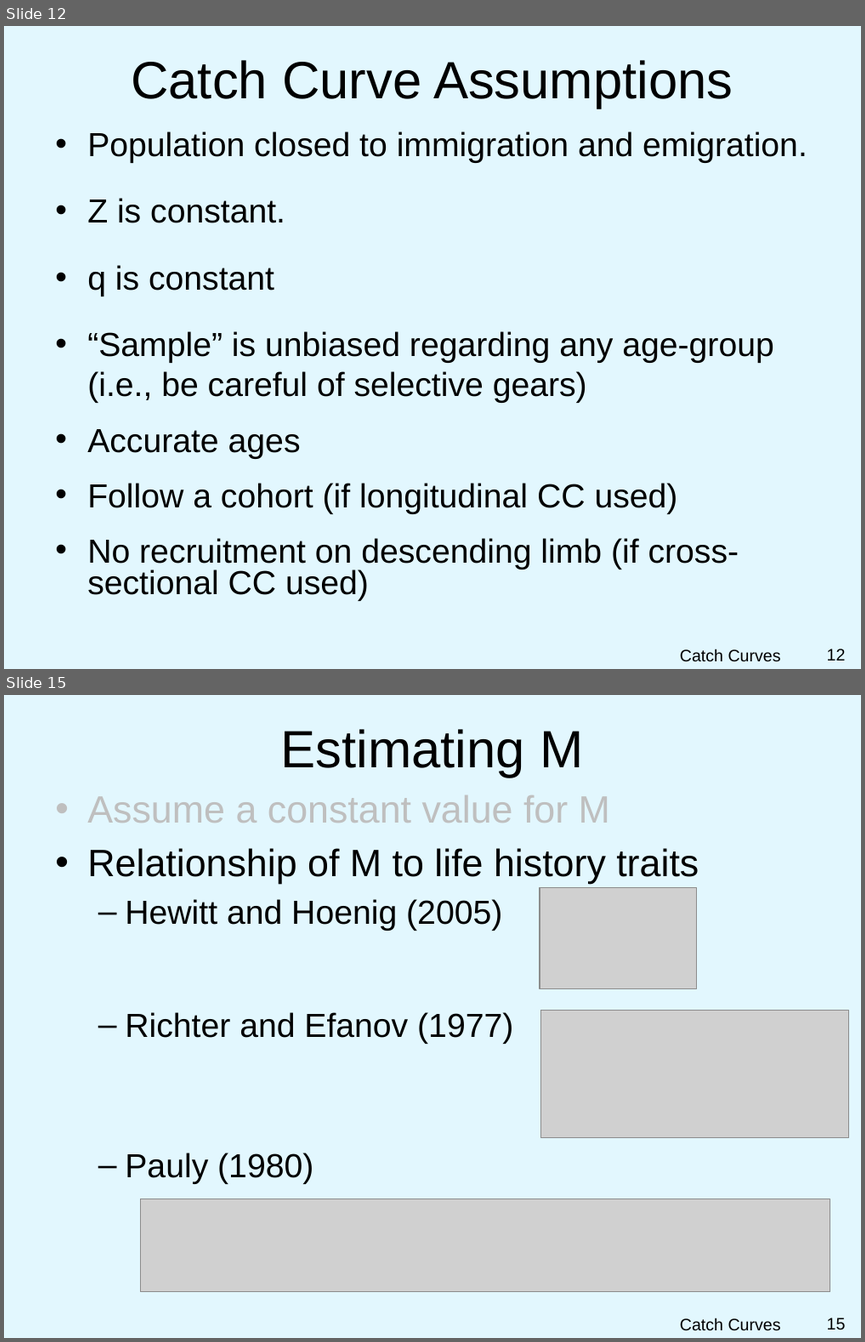
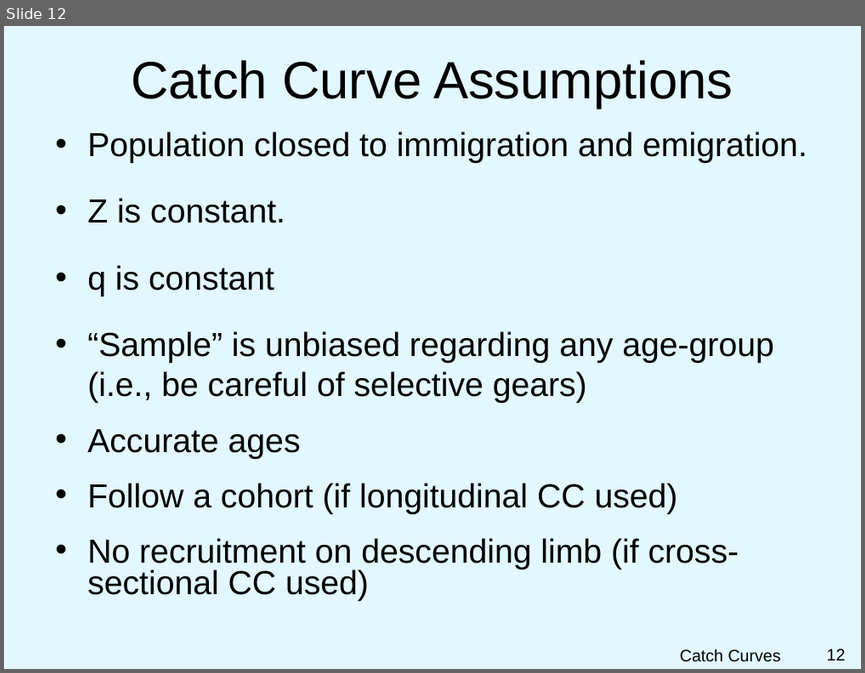
Before and after one commit to droglenc/NCNRS349, a slide deck: modules/Mortality/PPT.pptx. Shown one above the other, each under a label of ours: slides 12 and 15 before the commit, slide 12 after it; the slides between them are not shown. The pictures are 865x1342 and 865x673 pixels, drawn with LibreOffice and Linux fonts; fonts in the diff are those of the drawing; grey boxes stand for pictures; background and template pictures are left out. Boxes give left, top, right and bottom in pixels: in the first picture for what was removed or moved away, otherwise in the second. Text is boxed around its words. In the diff, an @@ line names an element or a change of style, - is before the commit and + after.

Commit message:
Work on Catch Curve  BKG and PPT

```diff
--- a/modules/Mortality/PPT.pptx
+++ b/modules/Mortality/PPT.pptx
@@ slide 15 removed at box(4, 695, 861, 1338), background picture (left out) @@
@@ title removed at box(281, 729, 583, 777) @@
-Estimating M
@@ text removed at box(87, 795, 698, 1184) @@
-• Assume a constant value for M
-• Relationship of M to life history traits
-  – Hewitt and Hoenig (2005)
-  – Richter and Efanov (1977)
-  – Pauly (1980)
@@ picture removed at box(540, 888, 696, 989) @@
@@ picture removed at box(540, 1010, 848, 1138) @@
@@ picture removed at box(140, 1199, 830, 1292) @@
@@ text removed at box(680, 1317, 781, 1331) @@
-Catch Curves
@@ page number removed at box(827, 1317, 846, 1330) @@
-15
```
Also in this commit, not shown: 7 other slides removed, 12 other files.
